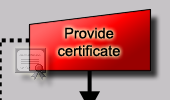
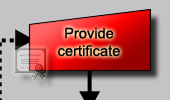
Layers edited between the first and the second 170x100 image:
added layer "Ebene 5" above "Objekt 1" over [14, 29, 29, 51]
